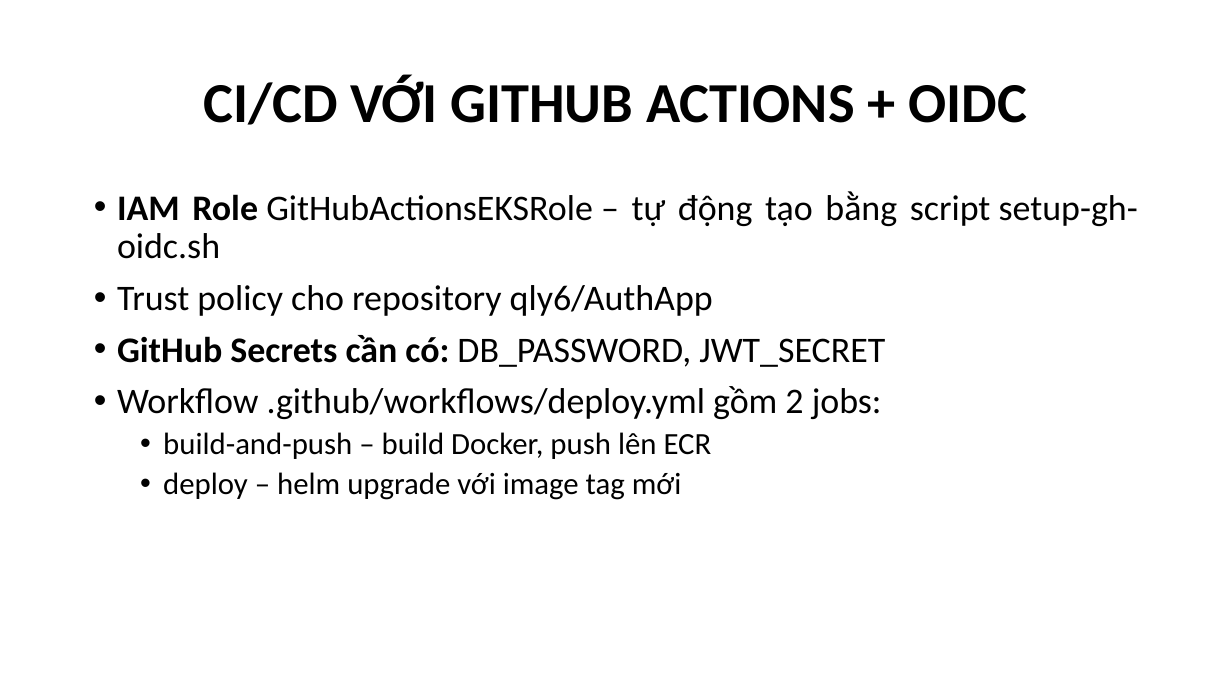
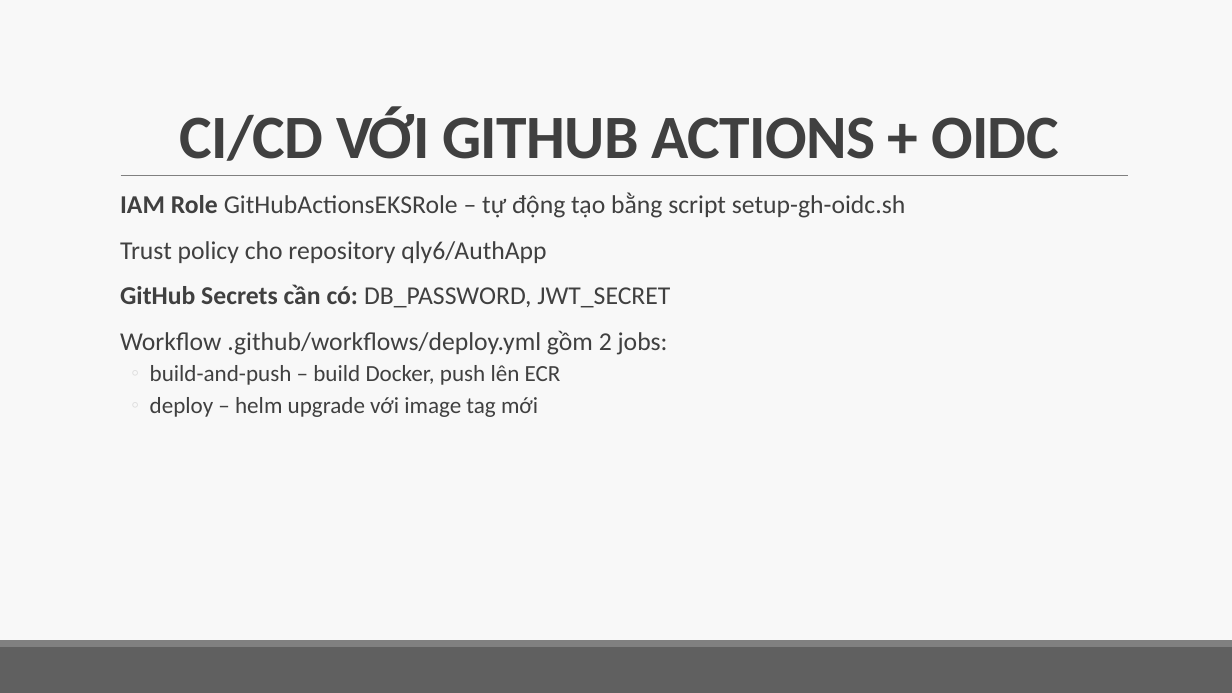
Before and after one commit to qly6/AuthApp, a slide deck: slide 15 of AuthApp.pptx. Drawn at 1232x693 pixels with LibreOffice and Linux fonts; fonts in the diff are those of the drawing. Boxes give left, top, right and bottom in pixels: in the first picture for what was removed or moved away, otherwise in the second. Text is boxed around its words. In the diff, an @@ line names an element or a change of style, - is before the commit and + after.

```diff
--- a/AuthApp.pptx
+++ b/AuthApp.pptx
@@ background #FFFFFF to #F8F8F8 @@
@@ title "CI/CD VỚI GITHUB ACTIONS + ...": place and size @@
-title "CI/CD VỚI GITHUB ACTIONS + ..." at bbox=[204, 74, 1027, 125]
+title "CI/CD VỚI GITHUB ACTIONS + ..." at bbox=[179, 107, 1059, 161]
@@ title "CI/CD VỚI GITHUB ACTIONS + ..." at bbox=[179, 107, 1059, 161]: size 44 to 48 pt, text colour #000000 to #404040, letter spacing 0 to -0.5 pt; line spacing 0.9 to 0.85; vertical alignment middle to bottom @@
@@ line added from (121, 176) to (1128, 176), #808080 0.5 pt @@
@@ text "IAM Role GitHubActionsEKSRole – tự ..." at bbox=[120, 192, 905, 417]: size 28 to 20 pt in "IAM Role GitHubActionsEKSRole – tự động tạo ...", "Trust policy cho repository qly6/AuthApp", "GitHub Secrets cần có: DB_PASSWORD, JWT_SECRET", "Workflow .github/workflows/deploy.yml gồm 2 jobs:"; text colour #000000 to #404040; size 24 to 18 pt in "build-and-push – build Docker, push lên ECR", "deploy – helm upgrade với image tag ..."; bullet • to  ; more space between paragraphs; bullet • to ◦ @@
@@ rectangle added at bbox=[0, 647, 1232, 693], fill #606060 @@
@@ rectangle added at bbox=[0, 640, 1232, 647], fill #808080 @@
```
Also in this commit, not shown: 18 other slides changed, 2 slides added, 2 slides removed.
